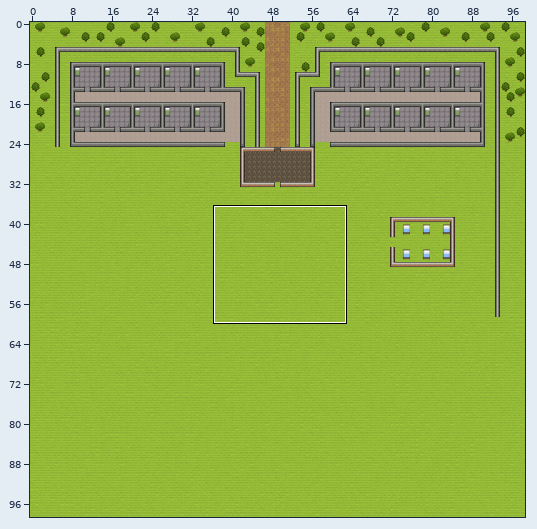
Tiled map -- Map/Map(good).tmx. Above, an overview of the earlier version with the close-up marked.
Close-up. The starting point:
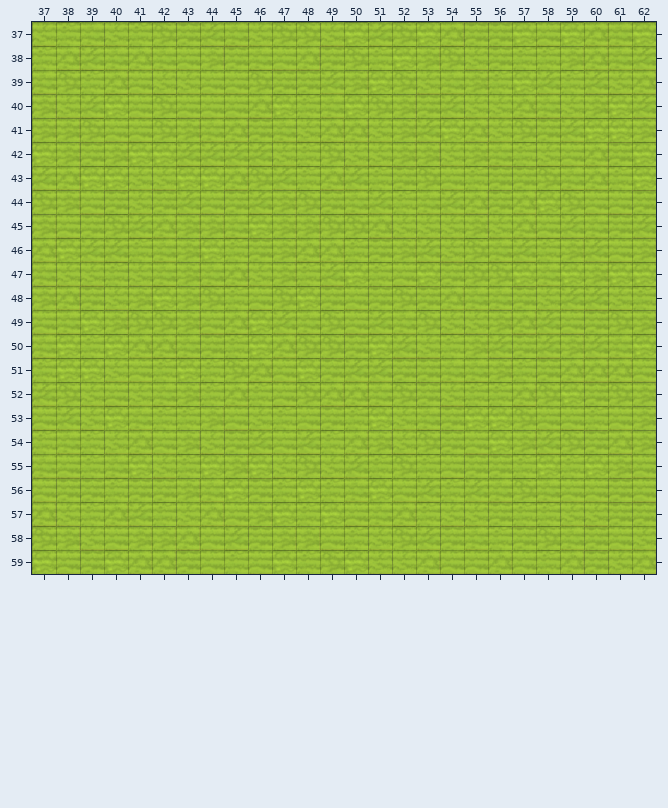
Cells are 32x32 px. Shown: x 37..62, y 37..59. The commit also changed other parts of the map, which this record leaves out.
The result:
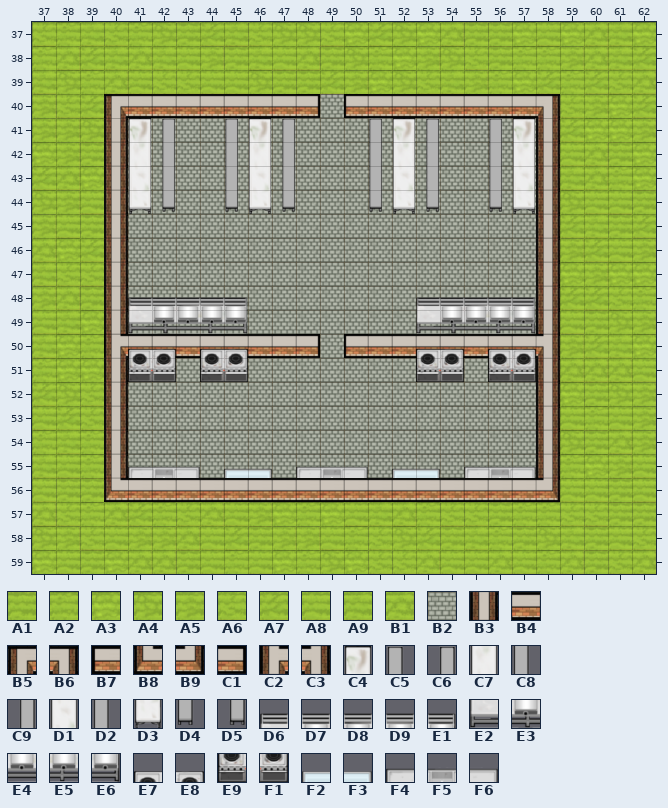
Key: from "Tileset": A1 128, A2 129, A3 130, A4 131, A5 132, A6 160, A7 161, A8 162, A9 163, B1 164, B2 197, B3 264, B4 265, B5 266, B6 267, B7 297, B8 298, B9 299, C1 329, C2 332, C3 333, C4 1248, C5 1253, C6 1254, C7 1280, C8 1285, C9 1286, D1 1312, D2 1317, D3 1344, D4 1349, D5 1350, D6 1376, D7 1377, D8 1378, D9 1379, E1 1380, E2 1408, E3 1409, E4 1410, E5 1411, E6 1412, E7 1691, E8 1692, E9 1723, F1 1724, F2 1757, F3 1758, F4 1821, F5 1822, F6 1823.
__ is an empty cell.
Tiles replaced or removed in this view: A1, A2, A3, A4, A5, A6, A7, A8, A9, B1.
What changed:
Changed rows in their new state; .. is an unchanged cell.
Layer "Floor":
first column x 40:
40 __ __ __ __ __ __ __ __ __ B2 __ __ __ __ __ __ __ __ __
41 __ B2 B2 B2 B2 B2 B2 B2 B2 B2 B2 B2 B2 B2 B2 B2 B2 B2 __
42 __ B2 B2 B2 B2 B2 B2 B2 B2 B2 B2 B2 B2 B2 B2 B2 B2 B2 __
43 __ B2 B2 B2 B2 B2 B2 B2 B2 B2 B2 B2 B2 B2 B2 B2 B2 B2 __
44 __ B2 B2 B2 B2 B2 B2 B2 B2 B2 B2 B2 B2 B2 B2 B2 B2 B2 __
45 __ B2 B2 B2 B2 B2 B2 B2 B2 B2 B2 B2 B2 B2 B2 B2 B2 B2 __
46 __ B2 B2 B2 B2 B2 B2 B2 B2 B2 B2 B2 B2 B2 B2 B2 B2 B2 __
47 __ B2 B2 B2 B2 B2 B2 B2 B2 B2 B2 B2 B2 B2 B2 B2 B2 B2 __
48 __ B2 B2 B2 B2 B2 B2 B2 B2 B2 B2 B2 B2 B2 B2 B2 B2 B2 __
49 __ B2 B2 B2 B2 B2 B2 B2 B2 B2 B2 B2 B2 B2 B2 B2 B2 B2 __
50 __ __ __ __ __ __ __ __ __ B2 __ __ __ __ __ __ __ __ __
51 __ B2 B2 B2 B2 B2 B2 B2 B2 B2 B2 B2 B2 B2 B2 B2 B2 B2 __
52 __ B2 B2 B2 B2 B2 B2 B2 B2 B2 B2 B2 B2 B2 B2 B2 B2 B2 __
53 __ B2 B2 B2 B2 B2 B2 B2 B2 B2 B2 B2 B2 B2 B2 B2 B2 B2 __
54 __ B2 B2 B2 B2 B2 B2 B2 B2 B2 B2 B2 B2 B2 B2 B2 B2 B2 __
55 __ B2 B2 B2 B2 B2 B2 B2 B2 B2 B2 B2 B2 B2 B2 B2 B2 B2 __
56 __ __ __ __ __ __ __ __ __ __ __ __ __ __ __ __ __ __ __
Layer "Walls":
first column x 40:
40 B5 B4 B4 B4 B4 B4 B4 B4 C1 .. B7 B4 B4 B4 B4 B4 B4 B4 B6
41 B3 .. .. .. .. .. .. .. .. .. .. .. .. .. .. .. .. .. B3
42 B3 .. .. .. .. .. .. .. .. .. .. .. .. .. .. .. .. .. B3
43 B3 .. .. .. .. .. .. .. .. .. .. .. .. .. .. .. .. .. B3
44 B3 .. .. .. .. .. .. .. .. .. .. .. .. .. .. .. .. .. B3
45 B3 .. .. .. .. .. .. .. .. .. .. .. .. .. .. .. .. .. B3
46 B3 .. .. .. .. .. .. .. .. .. .. .. .. .. .. .. .. .. B3
47 B3 .. .. .. .. .. .. .. .. .. .. .. .. .. .. .. .. .. B3
48 B3 .. .. .. .. .. .. .. .. .. .. .. .. .. .. .. .. .. B3
49 B3 .. .. .. .. .. .. .. .. .. .. .. .. .. .. .. .. .. B3
50 C2 B4 B4 B4 B4 B4 B4 B4 C1 .. B7 B4 B4 B4 B4 B4 B4 B4 C3
51 B3 .. .. .. .. .. .. .. .. .. .. .. .. .. .. .. .. .. B3
52 B3 .. .. .. .. .. .. .. .. .. .. .. .. .. .. .. .. .. B3
53 B3 .. .. .. .. .. .. .. .. .. .. .. .. .. .. .. .. .. B3
54 B3 .. .. .. .. .. .. .. .. .. .. .. .. .. .. .. .. .. B3
55 B3 .. .. .. .. .. .. .. .. .. .. .. .. .. .. .. .. .. B3
56 B8 B4 B4 B4 B4 B4 B4 B4 B4 B4 B4 B4 B4 B4 B4 B4 B4 B4 B9
Layer "Objects":
first column x 41:
41 C4 C6 .. .. C5 C4 C6 .. .. .. C5 C4 C6 .. .. C5 C4
42 C7 C9 .. .. C8 C7 C9 .. .. .. C8 C7 C9 .. .. C8 C7
43 D1 C9 .. .. D2 D1 C9 .. .. .. D2 D1 C9 .. .. D2 D1
44 D3 D5 .. .. D4 D3 D5 .. .. .. D4 D3 D5 .. .. D4 D3
first column x 41:
48 D6 D7 D8 D9 E1 .. .. .. .. .. .. .. D6 D7 D8 D9 E1
49 E2 E3 E4 E5 E6 .. .. .. .. .. .. .. E2 E3 E4 E5 E6
50 E7 E8 .. E7 E8 .. .. .. .. .. .. .. E7 E8 .. E7 E8
51 E9 F1 .. E9 F1 .. .. .. .. .. .. .. E9 F1 .. E9 F1
first column x 41:
55 F4 F5 F6 .. F2 F3 .. F4 F5 F6 .. F2 F3 .. F4 F5 F6
Changed places in both close-ups, as pixel boxes (x1, y1, x2, y2):
changed: (104, 94, 560, 502)
